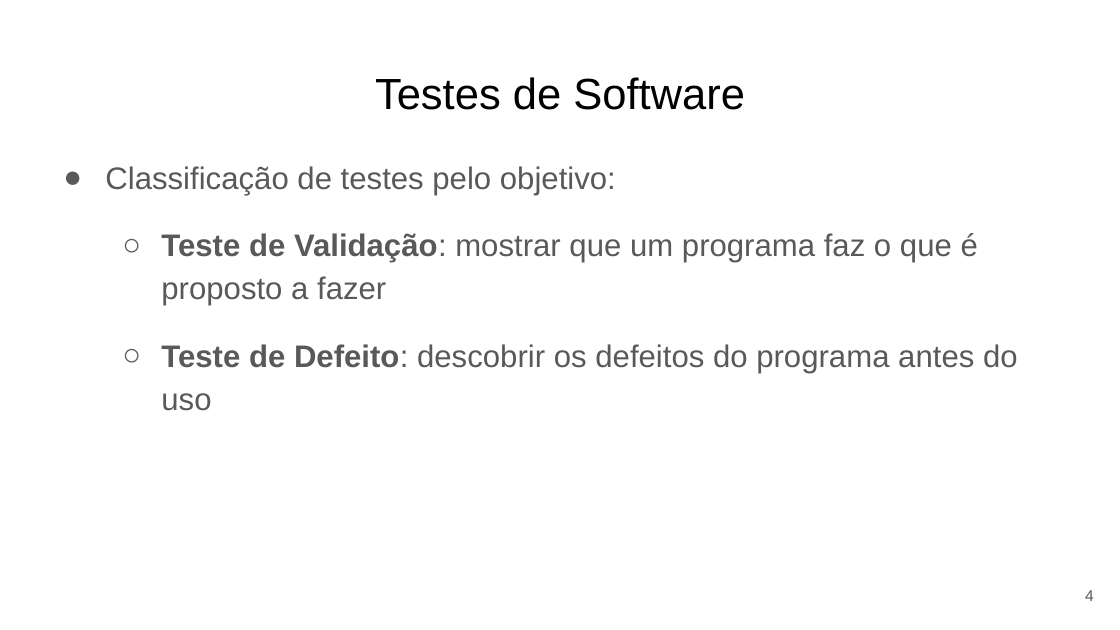
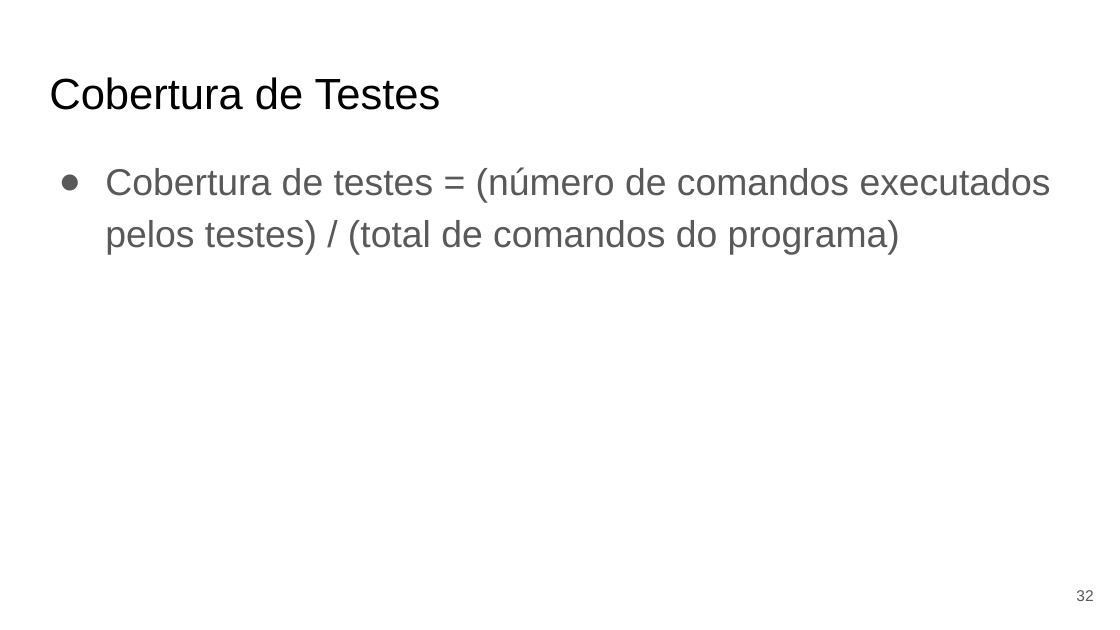
Before and after one commit to eduardocunha11/firstblog, a slide deck: slide 32 of aulas/gsi526/aula9-testes.pptx (slide 4 before the commit). Drawn at 1120x630 pixels with LibreOffice and Linux fonts; fonts in the diff are those of the drawing. Boxes give left, top, right and bottom in pixels: in the first picture for what was removed or moved away, otherwise in the second. Text is boxed around its words. In the diff, an @@ line names an element or a change of style, - is before the commit and + after.

Commit message:
aula sobre testes de software

```diff
--- a/aulas/gsi526/aula9-testes.pptx
+++ b/aulas/gsi526/aula9-testes.pptx
@@ title at box(49, 77, 441, 110): text changed @@
-Testes de Software
+Cobertura de Testes
@@ text at box(105, 167, 1051, 254): text changed; size 20 to 24 pt @@
-● Classificação de testes pelo objetivo:
-  ○ Teste de Validação: mostrar que um programa faz o que é proposto a fazer
-  ○ Teste de Defeito: descobrir os defeitos do programa antes do uso
+● Cobertura de testes = (número de comandos executados pelos testes) / (total de comandos do programa)
@@ page number at box(1076, 590, 1093, 601): text changed @@
-4
+32
```
Also in this commit, not shown: 5 other slides changed, 73 slides added, 26 slides removed, 1 other file.
